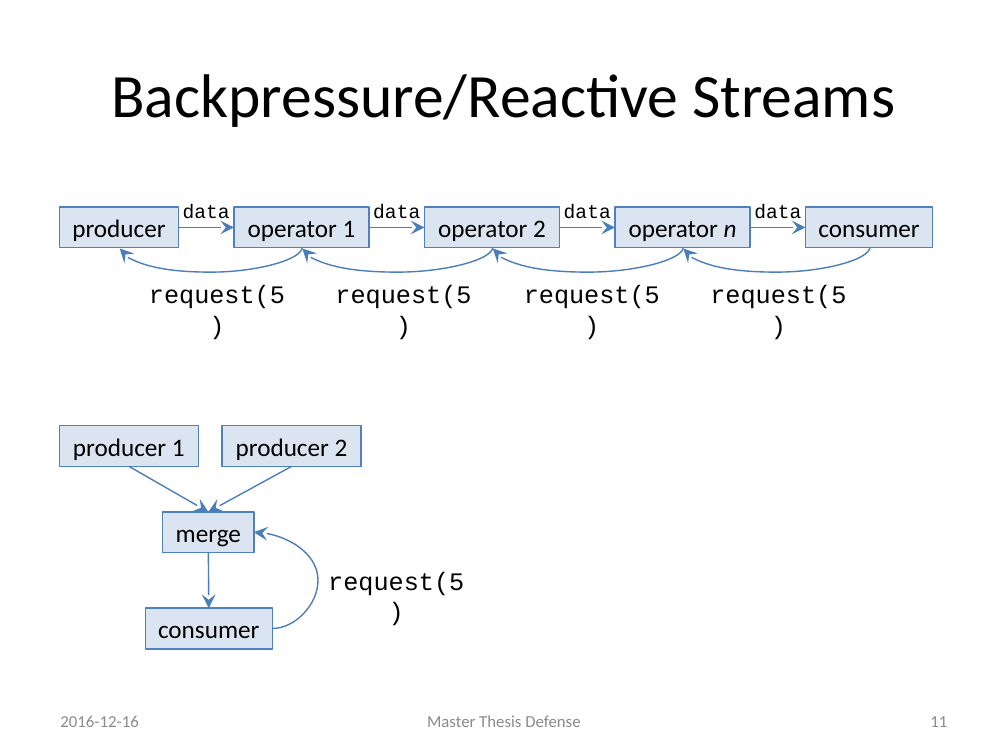
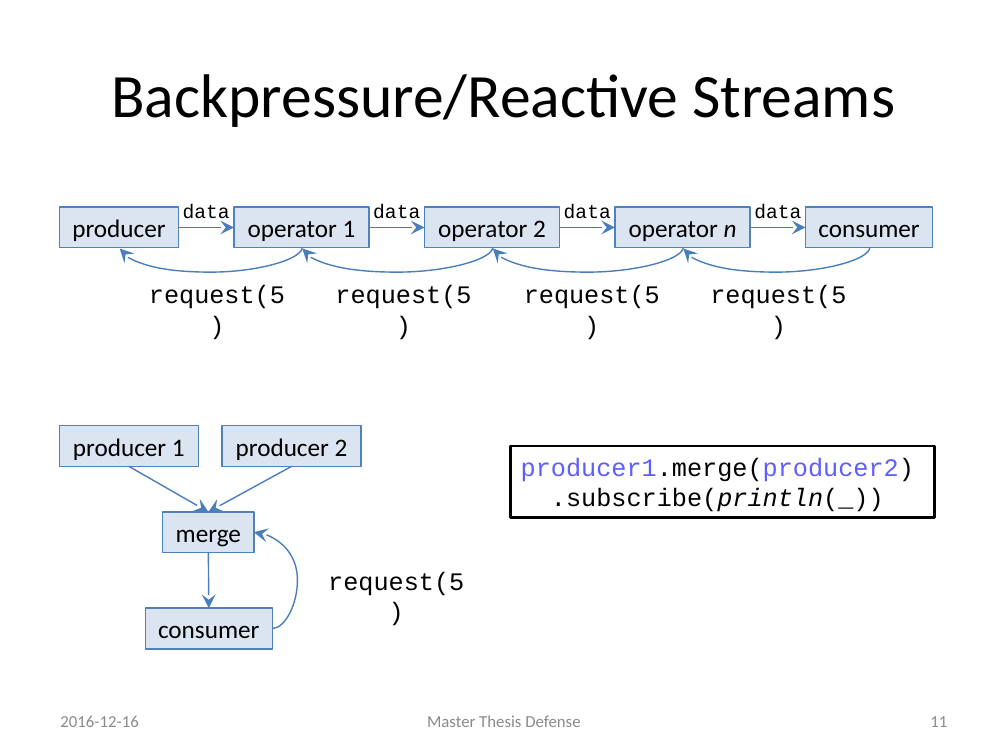
Before and after one commit to rvanheest/Thesis-Feedback-Control-Report-and-Presentation, a slide deck: slide 12 of presentation/Presentation.pptx. Drawn at 1008x756 pixels with LibreOffice and Linux fonts; fonts in the diff are those of the drawing. Boxes give left, top, right and bottom in pixels: in the first picture for what was removed or moved away, otherwise in the second. Text is boxed around its words. In the diff, an @@ line names an element or a change of style, - is before the commit and + after.

```diff
--- a/presentation/Presentation.pptx
+++ b/presentation/Presentation.pptx
@@ rectangle added at (x1=511, y1=446, x2=935, y2=517), fill #FFFFFF, outline #000000 2 pt, 18 pt, text #000000 @@
+producer1.merge(producer2)
+.subscribe(println(_))
@@ curved arrow (272, 629) - (254, 532): route changed @@
```
Also in this commit, not shown: 5 other slides changed, 2 slides added, 4 other files.
